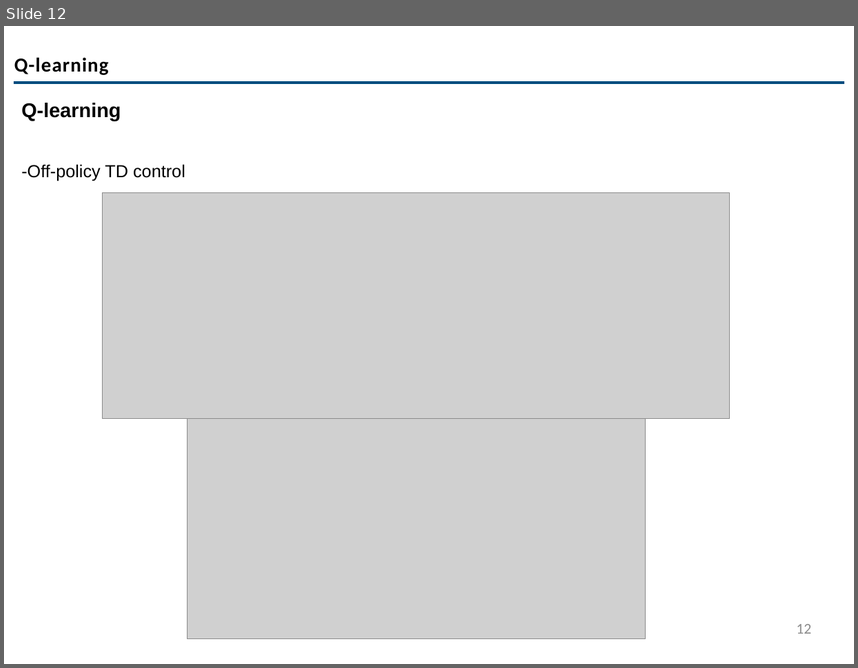
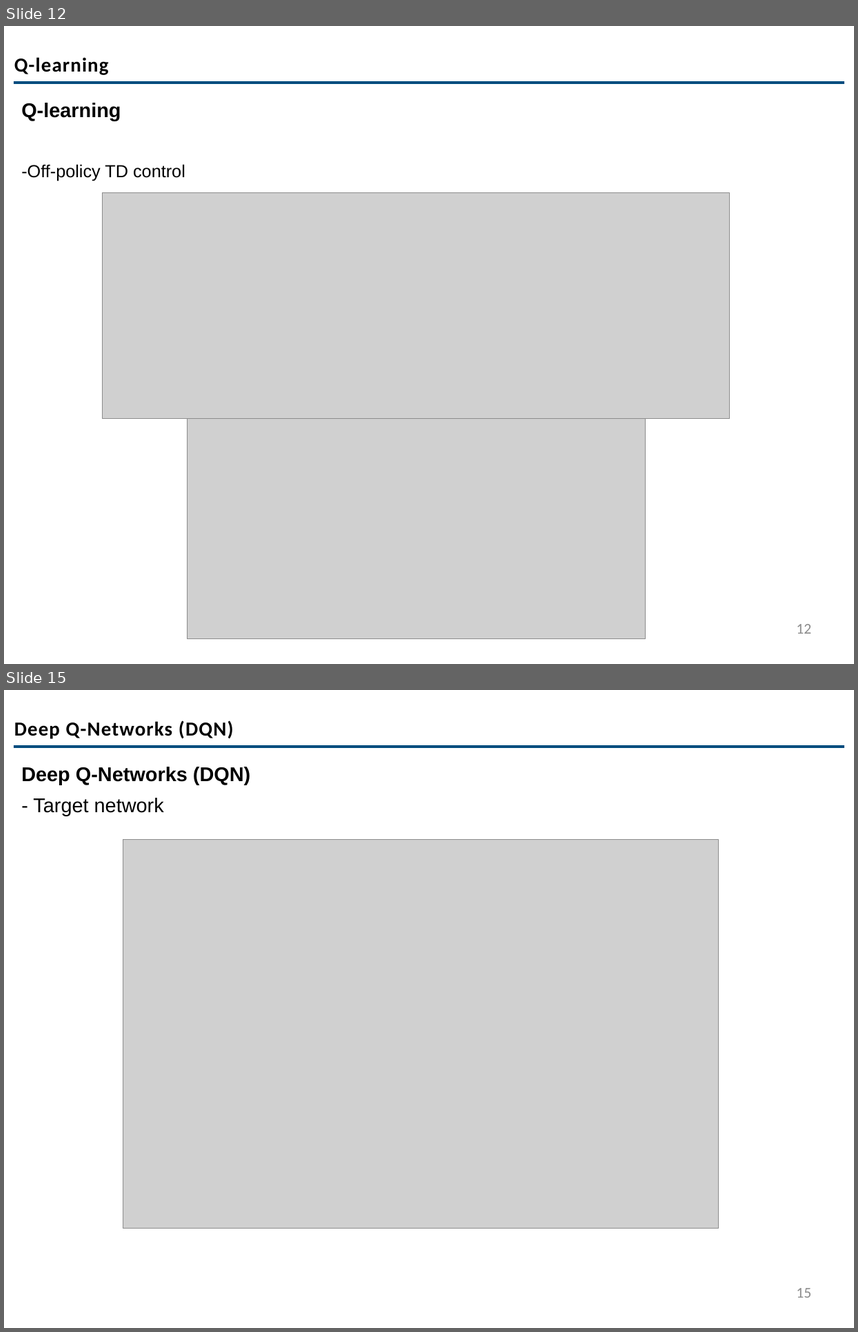
Before and after one commit to codemoo/MLCS-Internship-Program, a slide deck: 004 Reinforcement Learning/Introduction to RL-Part 2.pptx. Shown one above the other, each under a label of ours: slide 12 before the commit, slides 12 and 15 after it; the slides between them are not shown. The pictures are 858x668 and 858x1332 pixels, drawn with LibreOffice and Linux fonts; fonts in the diff are those of the drawing; grey boxes stand for pictures; background and template pictures are left out. Boxes give left, top, right and bottom in pixels: in the first picture for what was removed or moved away, otherwise in the second. Text is boxed around its words. In the diff, an @@ line names an element or a change of style, - is before the commit and + after.

```diff
--- a/004 Reinforcement Learning/Introduction to RL-Part 2.pptx
+++ b/004 Reinforcement Learning/Introduction to RL-Part 2.pptx
@@ slide 15 added at box(4, 690, 854, 1328), background #FFFFFF; not listed: 1 template element that a slide beside it also shows @@
@@ text added at box(14, 720, 234, 739), 24 pt, text #000000, bold @@
+Deep Q-Networks (DQN)
@@ text added at box(21, 767, 250, 816), 24 pt, text #000000, bold @@
+Deep Q-Networks (DQN)
+- Target network
@@ picture added at box(123, 840, 718, 1228) @@
@@ page number added at box(796, 1288, 811, 1297), 18 pt, text #8C8C8C @@
+15
```
Also in this commit, not shown: 6 slides changed, 2 slides removed, 1 other file.
